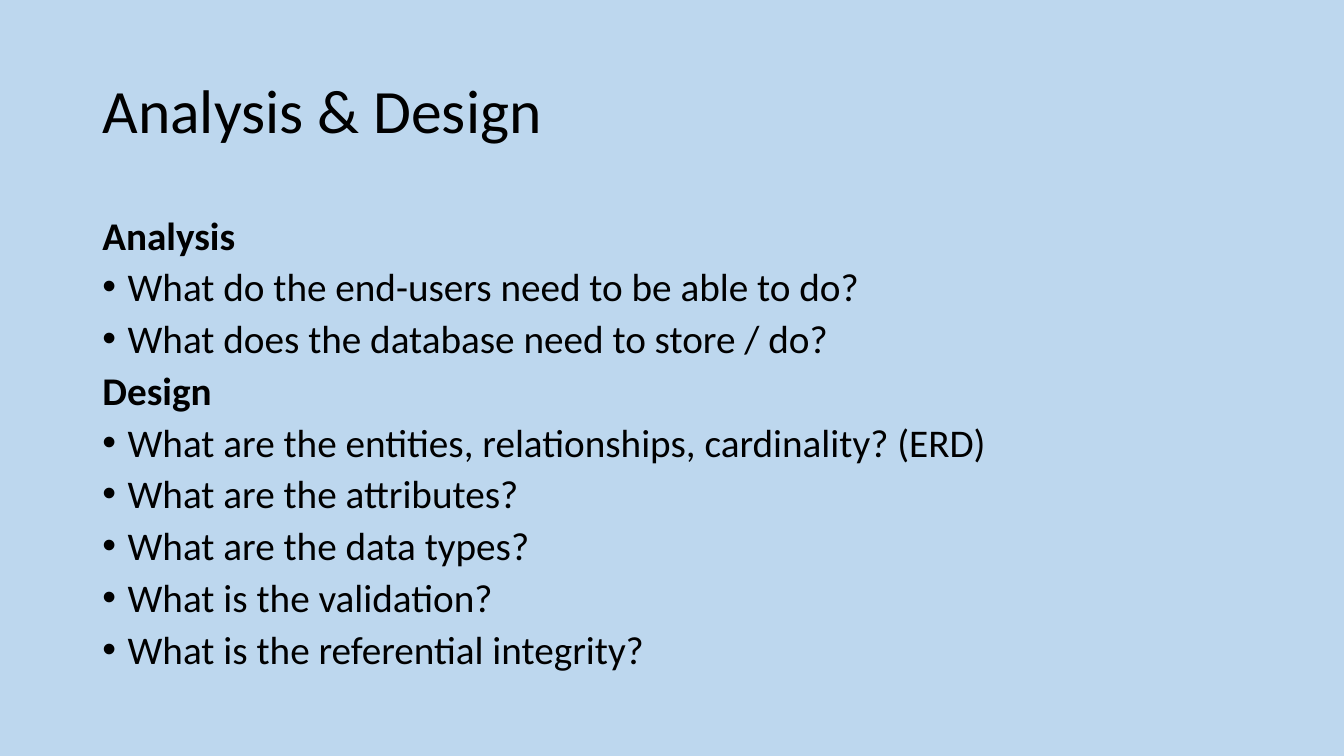
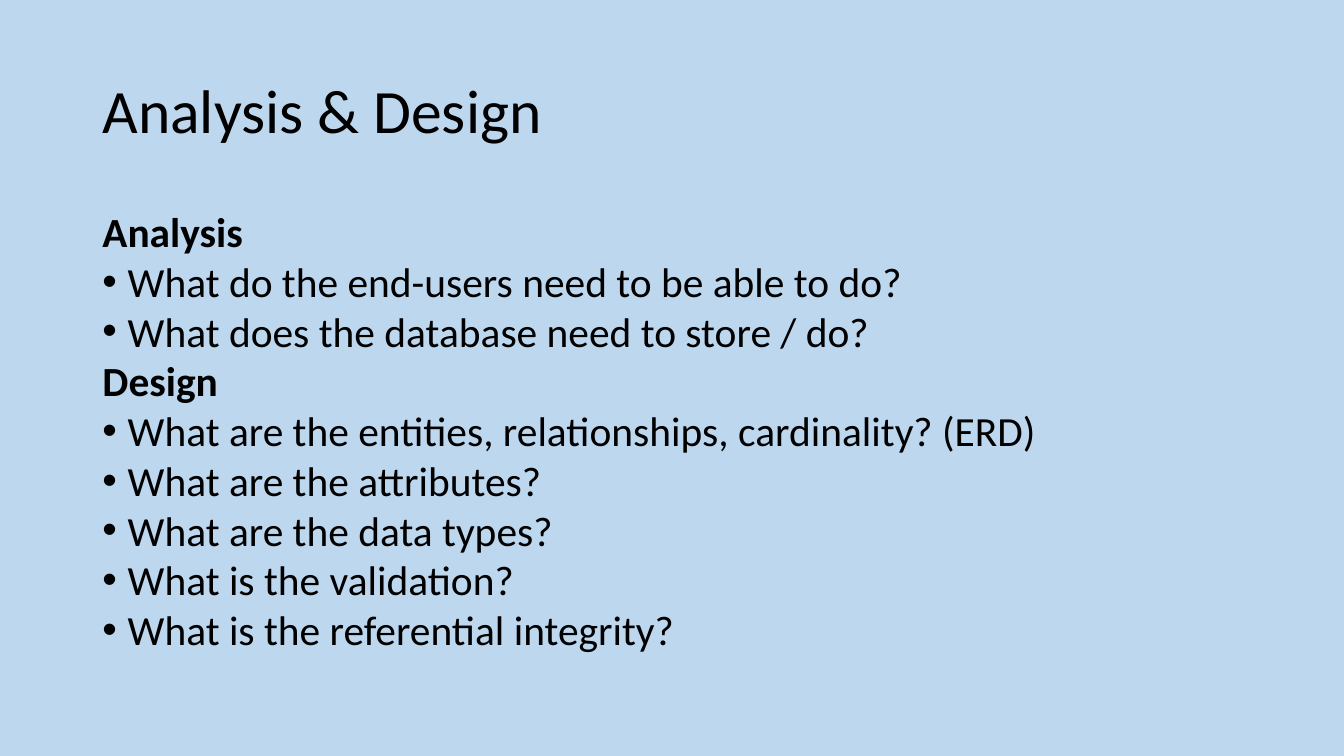
Before and after one commit to MrFriendCS/MrFriendCS.github.io, a slide deck: slide 208 of n5-cs/ddd/N5 CS DDD Slides.pptx. Drawn at 1344x756 pixels with LibreOffice and Linux fonts; fonts in the diff are those of the drawing. Boxes give left, top, right and bottom in pixels: in the first picture for what was removed or moved away, otherwise in the second. Text is boxed around its words. In the diff, an @@ line names an element or a change of style, - is before the commit and + after.

```diff
--- a/n5-cs/ddd/N5 CS DDD Slides.pptx
+++ b/n5-cs/ddd/N5 CS DDD Slides.pptx
@@ text "Analysis" at (x1=102, y1=218, x2=1035, y2=652): size 28 to 29.6 pt; line spacing 1.1 to 1 @@
```
Also in this commit, not shown: 21 other slides changed, 1 other file.
